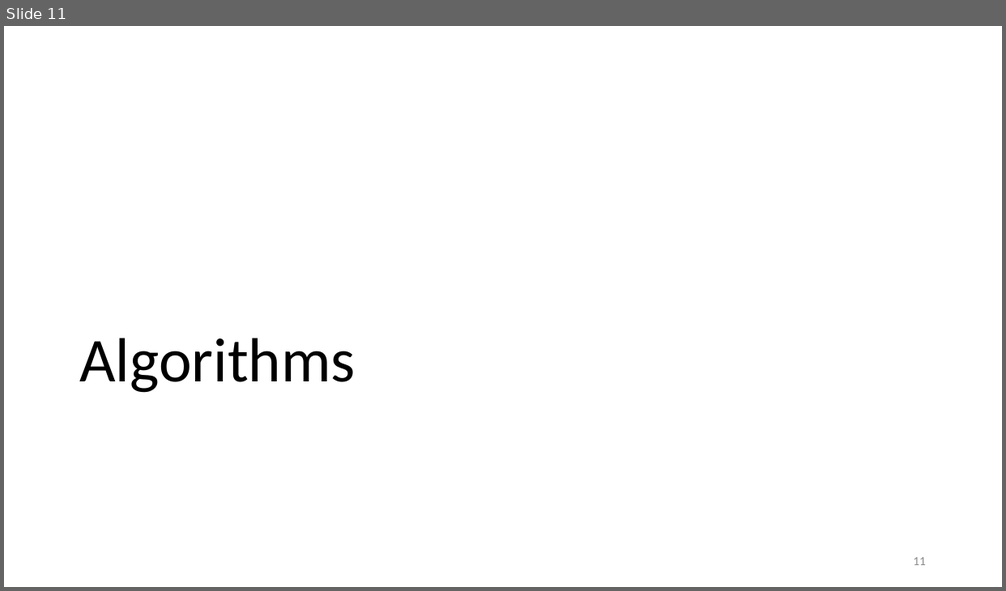
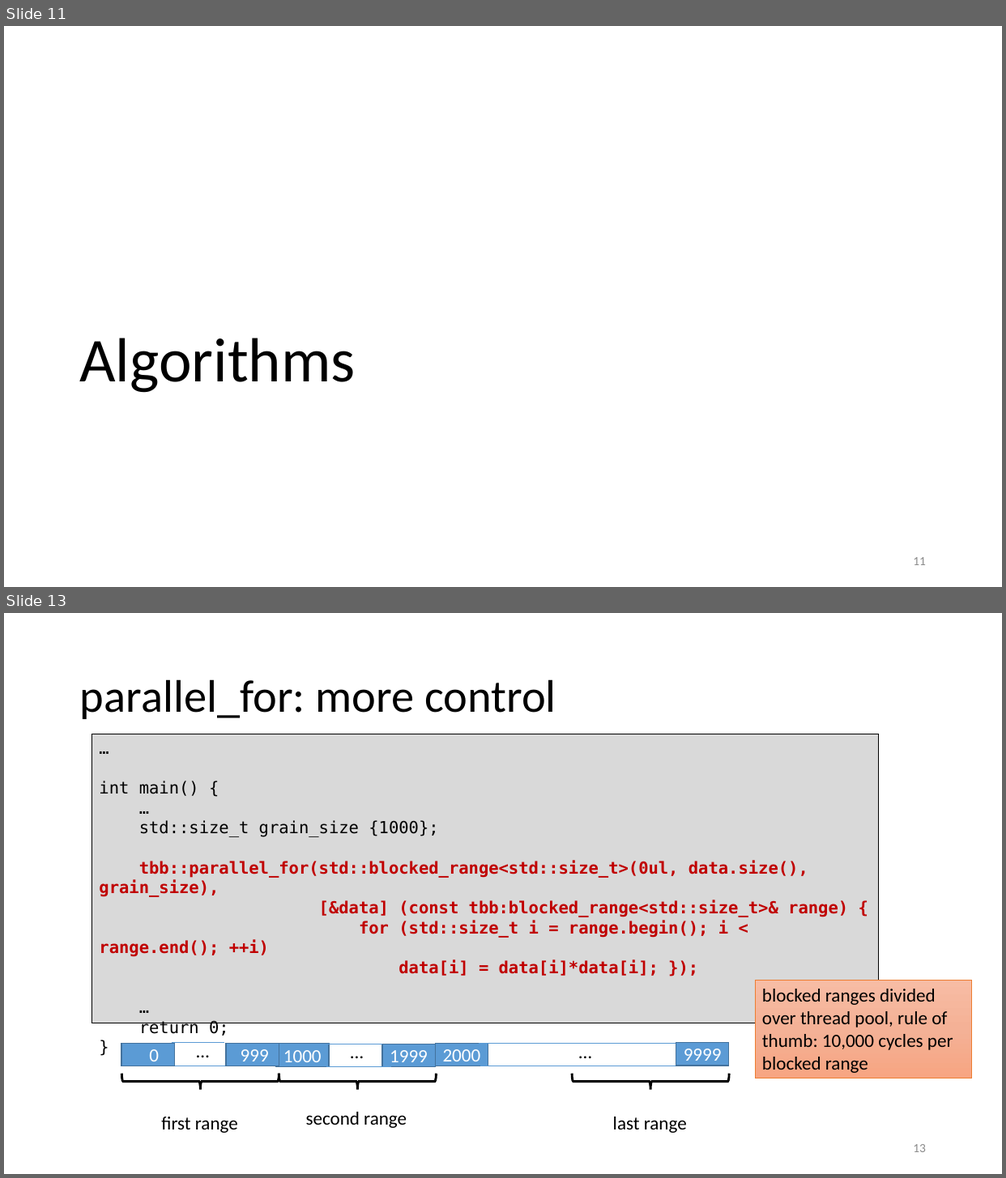
Before and after one commit to gjbex/training-material, a slide deck: CPlusPlus/Tbb/tbb.pptx. Shown one above the other, each under a label of ours: slide 11 before the commit, slides 11 and 13 after it; the slides between them are not shown. The pictures are 1006x591 and 1006x1178 pixels, drawn with LibreOffice and Linux fonts; fonts in the diff are those of the drawing. Boxes give left, top, right and bottom in pixels: in the first picture for what was removed or moved away, otherwise in the second. Text is boxed around its words. In the diff, an @@ line names an element or a change of style, - is before the commit and + after.

Commit message:
Add slides on parallel_for, parallel_reduce

```diff
--- a/CPlusPlus/Tbb/tbb.pptx
+++ b/CPlusPlus/Tbb/tbb.pptx
@@ slide 13 added at (x1=4, y1=613, x2=1002, y2=1174), background #FFFFFF @@
@@ title added at (x1=80, y1=679, x2=556, y2=719), 44 pt, text #000000 @@
+parallel_for: more control
@@ rectangle added at (x1=91, y1=735, x2=879, y2=1024), fill #D9D9D9, outline #000000 0.75 pt, 16 pt, text #C00000, bold @@
+…
+int main() {
+…
+std::size_t grain_size {1000};
+tbb::parallel_for(std::blocked_range<std::size_t>(0ul, data.size(), grain_size),
+[&data] (const tbb:blocked_range<std::size_t>& range) {
+for (std::size_t i = range.begin(); i < range.end(); ++i)
+data[i] = data[i]*data[i]; });
+…
+return 0;
+}
@@ rectangle added at (x1=755, y1=981, x2=971, y2=1079), fill gradient #F7BDA5 to #F5B196 to #F8A582, outline #ED7D31 0.5 pt, 18 pt, text #000000 @@
+blocked ranges divided
+over thread pool, rule of thumb: 10,000 cycles per blocked range
@@ rectangle added at (x1=121, y1=1043, x2=175, y2=1067), fill #5B9BD5, outline #43739E 1 pt, 18 pt, text #FFFFFF @@
+0
@@ line added from (172, 1043) to (224, 1043), #5B9BD5 0.5 pt @@
@@ text added at (x1=189, y1=1036, x2=217, y2=1066), 18 pt, text #000000 @@
+…
@@ rectangle added at (x1=226, y1=1043, x2=279, y2=1067), fill #5B9BD5, outline #43739E 1 pt, 18 pt, text #FFFFFF @@
+999
@@ rectangle added at (x1=275, y1=1043, x2=329, y2=1067), fill #5B9BD5, outline #43739E 1 pt, 18 pt, text #FFFFFF @@
+1000
@@ line added from (325, 1044) to (382, 1044), #5B9BD5 0.5 pt @@
@@ text added at (x1=343, y1=1037, x2=372, y2=1067), 18 pt, text #000000 @@
+…
@@ rectangle added at (x1=382, y1=1044, x2=435, y2=1067), fill #5B9BD5, outline #43739E 1 pt, 18 pt, text #FFFFFF @@
+1999
@@ rectangle added at (x1=435, y1=1043, x2=488, y2=1067), fill #5B9BD5, outline #43739E 1 pt, 18 pt, text #FFFFFF @@
+2000
@@ line added from (479, 1043) to (676, 1043), #5B9BD5 0.5 pt @@
@@ text added at (x1=572, y1=1037, x2=600, y2=1067), 18 pt, text #000000 @@
+…
@@ rectangle added at (x1=676, y1=1043, x2=730, y2=1066), fill #5B9BD5, outline #43739E 1 pt, 18 pt, text #FFFFFF @@
+9999
@@ left brace added at (x1=122, y1=1074, x2=279, y2=1089), outline #000000 2.25 pt @@
@@ line added from (173, 1066) to (226, 1066), #5B9BD5 0.5 pt @@
@@ left brace added at (x1=279, y1=1074, x2=437, y2=1089), outline #000000 2.25 pt @@
@@ line added from (326, 1067) to (391, 1067), #5B9BD5 0.5 pt @@
@@ line added from (481, 1067) to (676, 1067), #5B9BD5 0.5 pt @@
@@ left brace added at (x1=572, y1=1074, x2=729, y2=1089), outline #000000 2.25 pt @@
@@ text added at (x1=161, y1=1117, x2=238, y2=1133), 18 pt, text #000000 @@
+first range
@@ text added at (x1=306, y1=1112, x2=407, y2=1128), 18 pt, text #000000 @@
+second range
@@ text added at (x1=613, y1=1117, x2=687, y2=1133), 18 pt, text #000000 @@
+last range
@@ page number added at (x1=913, y1=1144, x2=926, y2=1152), 12 pt, text #8C8C8C @@
+13
```
Also in this commit, not shown: 6 slides changed, 2 other slides added.
